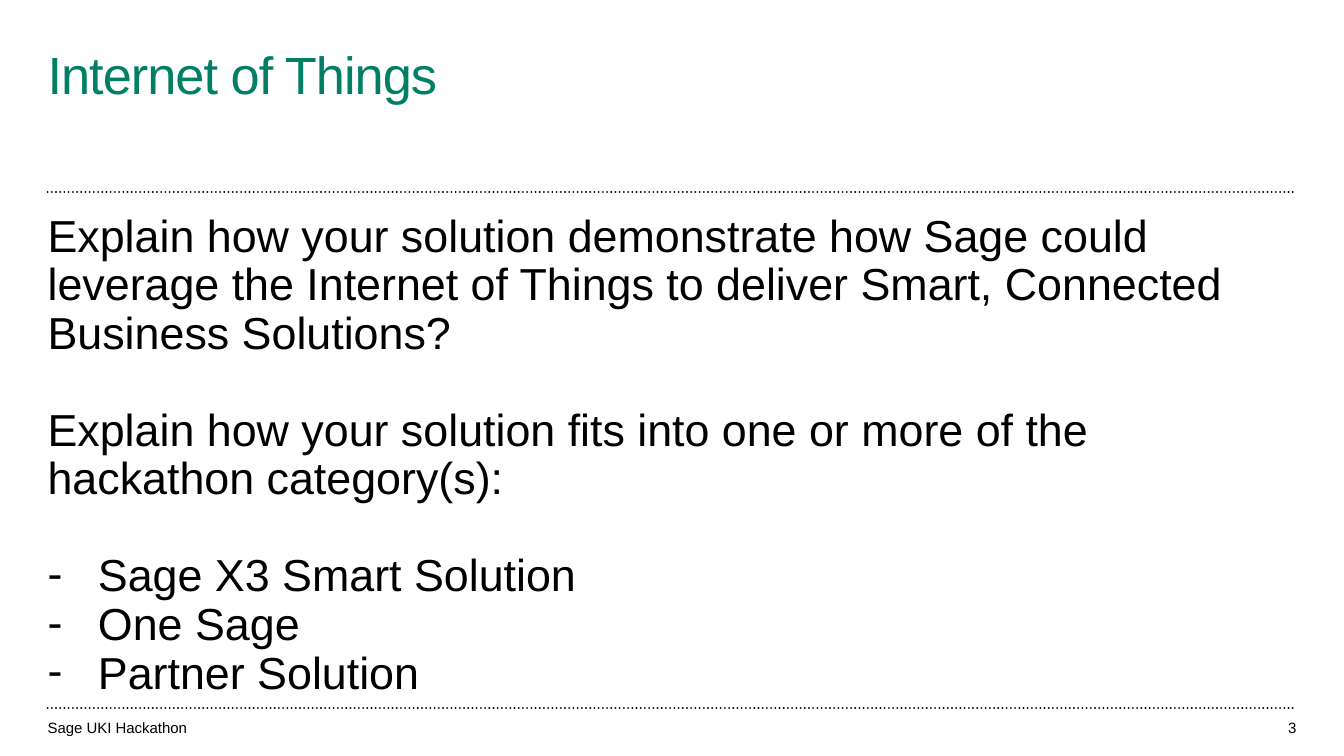
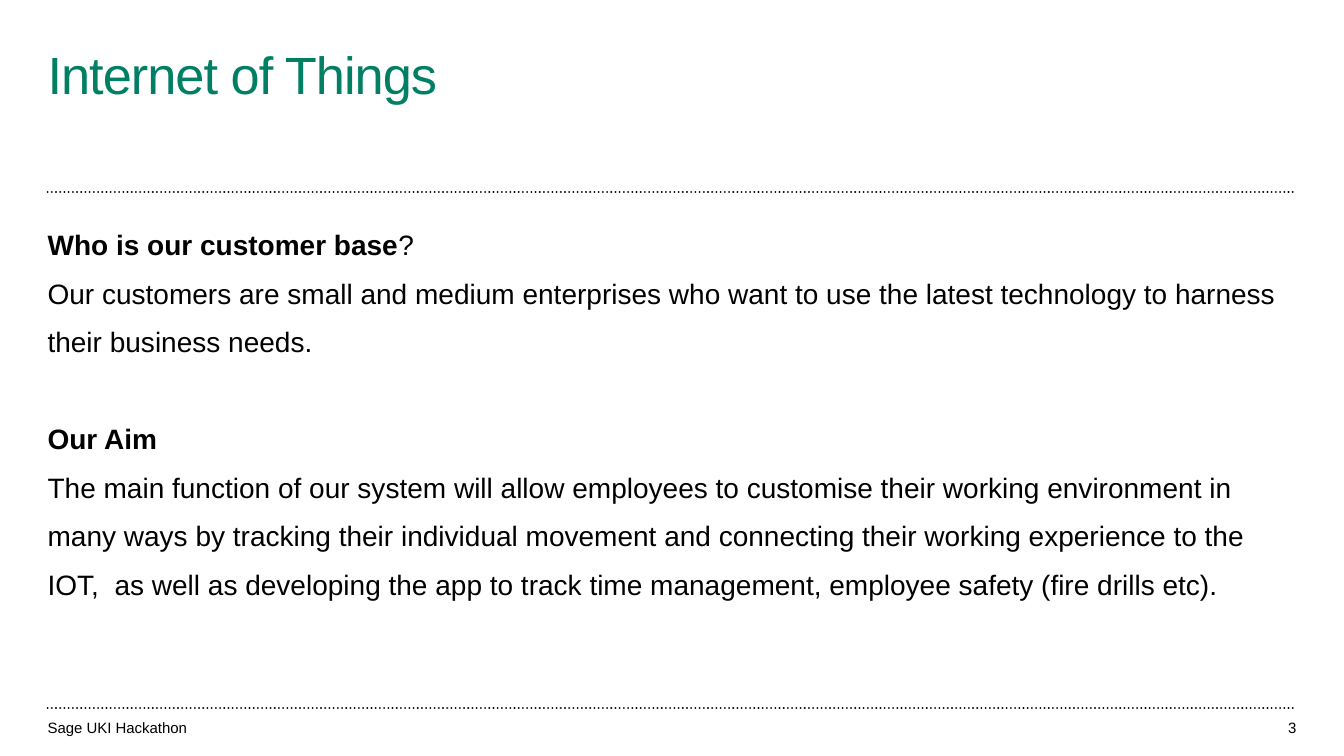
Before and after one commit to siddhantfriends/sage-x3-hackathon-2016, a slide deck: slide 3 of Hackathon 2016-youngexplorers.pptx. Drawn at 1344x756 pixels with LibreOffice and Linux fonts; fonts in the diff are those of the drawing; background and template pictures are left out. Boxes give left, top, right and bottom in pixels: in the first picture for what was removed or moved away, otherwise in the second. Text is boxed around its words. In the diff, an @@ line names an element or a change of style, - is before the commit and + after.

```diff
--- a/Hackathon 2016-youngexplorers.pptx
+++ b/Hackathon 2016-youngexplorers.pptx
@@ text at bbox=[48, 234, 1275, 600]: text changed; size 32 to 20 pt @@
-Explain how your solution demonstrate how Sage could leverage the Internet of Things to deliver Smart, Connected Business Solutions?
-Explain how your solution fits into one or more of the hackathon category(s):
-– Sage X3 Smart Solution
-– One Sage
-– Partner Solution
+Who is our customer base?
+Our customers are small and medium enterprises who want to use the latest technology to harness their business needs.
+Our Aim
+The main function of our system will allow employees to customise their working environment in many ways by tracking their individual movement and connecting their working experience to the IOT, as well as developing the app to track time management, employee safety (fire drills etc).
```
Also in this commit, not shown: 3 other slides changed, 1 slide added.
